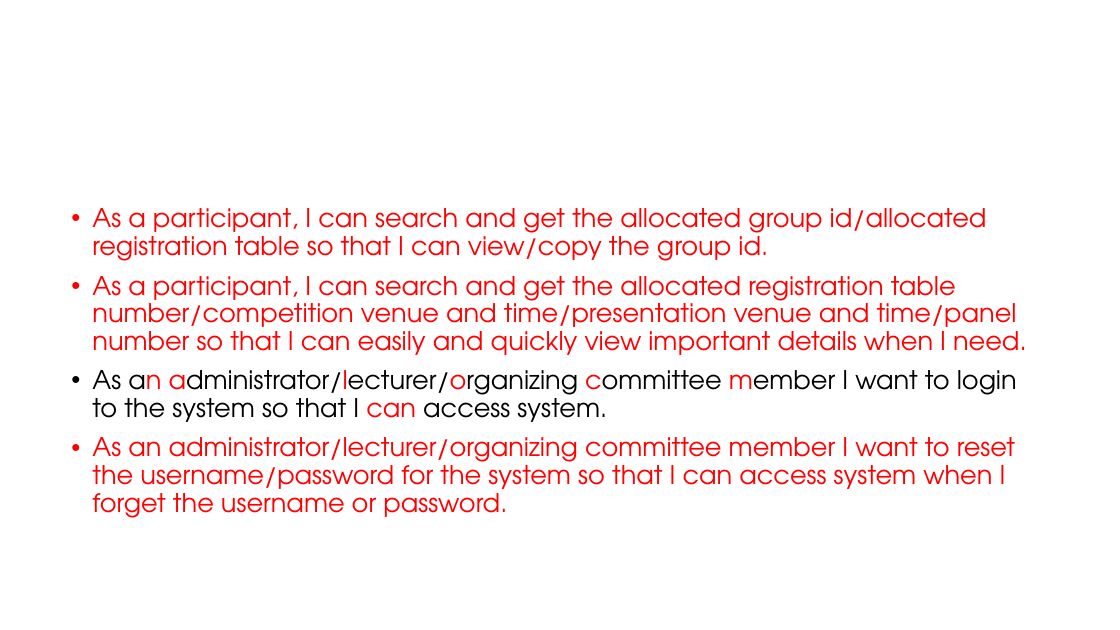
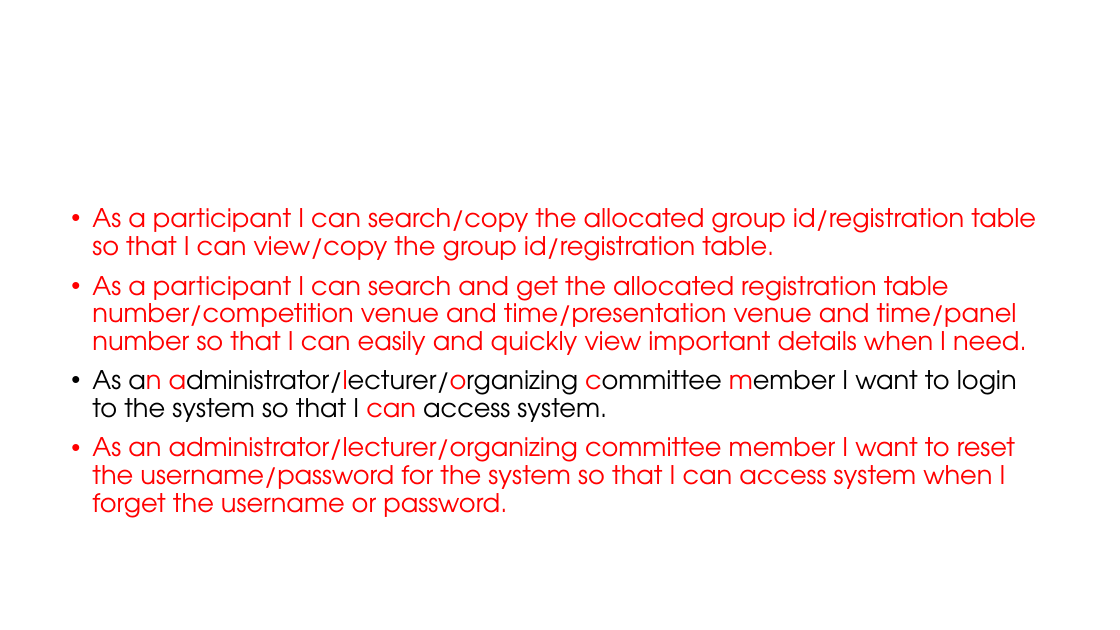
Before and after one commit to Sajith16/CSSEDocs, a slide deck: slide 14 of CodeFest-Management-Tool.pptx. Drawn at 1120x630 pixels with LibreOffice and Linux fonts; fonts in the diff are those of the drawing; background and template pictures are left out. Boxes give left, top, right and bottom in pixels: in the first picture for what was removed or moved away, otherwise in the second. Text is boxed around its words. In the diff, an @@ line names an element or a change of style, - is before the commit and + after.

```diff
--- a/CodeFest-Management-Tool.pptx
+++ b/CodeFest-Management-Tool.pptx
@@ text at (92,208,1036,355): text changed @@
-• As a participant, I can search and get the allocated group id/allocated registration table so that I can view/copy the group id.
-• As a participant, I can search and get the allocated registration table number/competition venue and time/presentation venue and time/panel number so that I can easily and quickly view important details when I need.
+• As a participant I can search/copy the allocated group id/registration table so that I can view/copy the group id/registration table.
+• As a participant I can search and get the allocated registration table number/competition venue and time/presentation venue and time/panel number so that I can easily and quickly view important details when I need.
```
Also in this commit, not shown: 2 other slides changed, 1 other file.
